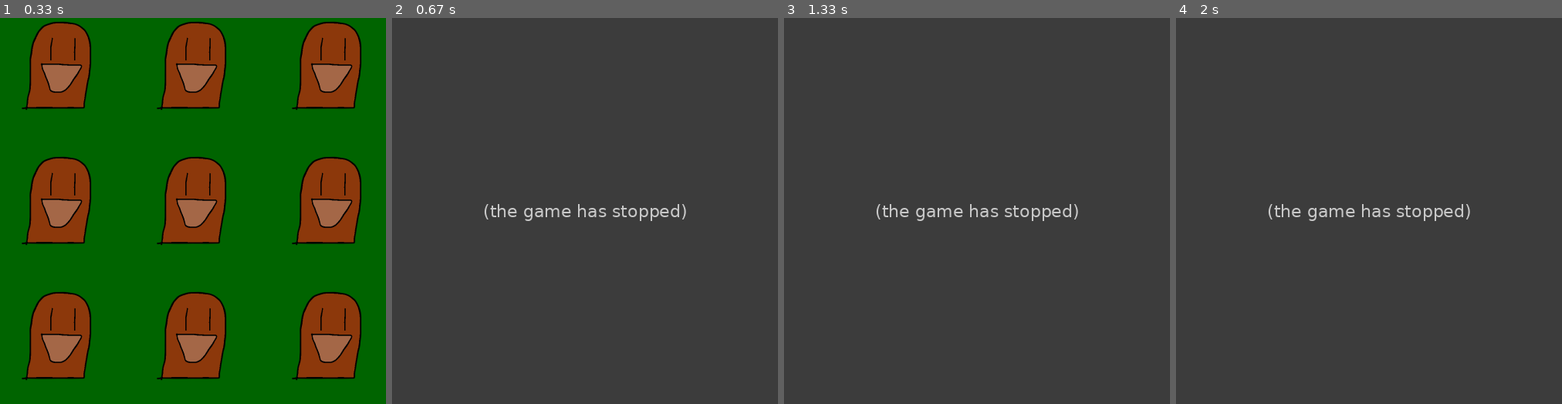
Above: before the commit, frames 1-4 (left to right).
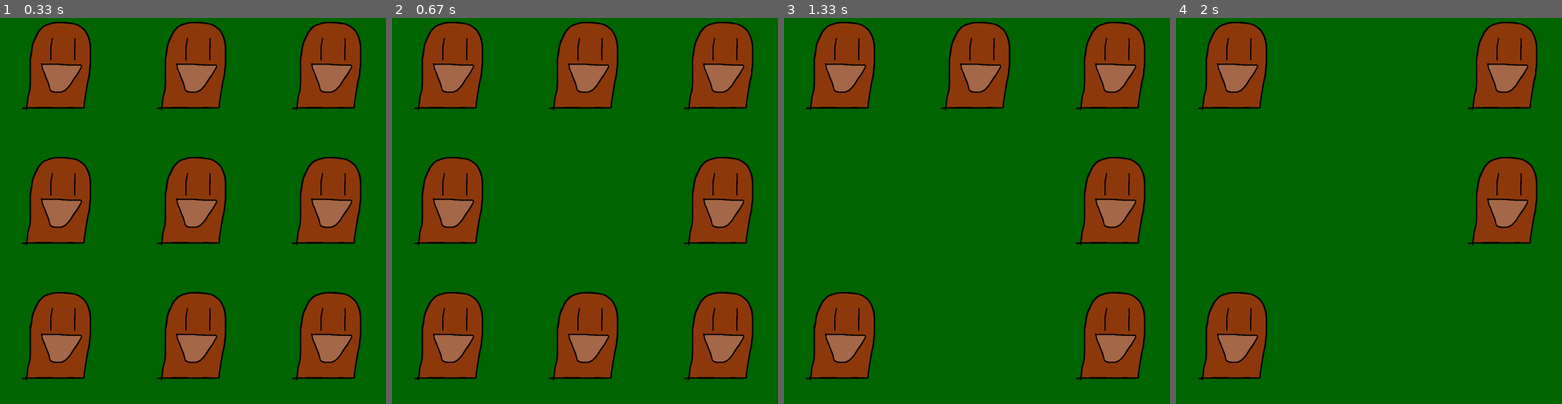
Above: after the commit, the same moments.

Repository: normyp/WhackPygame
Game: pygame game, started from whack!.py
The game is run twice, just before and just after one commit, with the same random seed, the same clock (stepped at 60 frames per second) and the same inputs.
Inputs (mouse positions are in pixels of both pictures, inside the frame that each line leads up to):
- Up to frame 1 (0.33 s): no input
- Up to frame 2 (0.67 s): click (585, 211) at 0.38 s
- Up to frame 3 (1.33 s): click (1015, 295) at 0.72 s; click (857, 153) at 1.05 s
- Up to frame 4 (2 s): click (1511, 346) at 1.38 s; click (1376, 79) at 1.72 s

Frame 1 is identical in both runs. In frame 2, 100% of the frame differs, in the area x 0-100%, y 0-100%; in frame 3, 100%; in frame 4, 100%.
Error before the commit: AttributeError: 'list' object has no attribute 'rect' (whack!.py line 67); the game stopped at 0.38 s (later frames are placeholders)

Commit message:
Can turn moles invisible

Diff:
--- a/mole.py
+++ b/mole.py
@@ -4,6 +4,7 @@
 class Mole(Sprite):
 
     def __init__(self, w_game):
+        super().__init__()
         self.alive = True
         self.screen = w_game.screen
 
@@ -12,3 +13,6 @@
 
     def blitme(self):
         self.screen.blit(self.image, self.rect)
+
+    def _set_active_(self):
+        self.image.fill((0, 100, 0))
--- a/settings.py
+++ b/settings.py
@@ -1,6 +1,6 @@
 class Settings:
 
     def __init__(self):
-        self.screen_width = 1200
-        self.screen_height = 600
+        self.screen_width = 500
+        self.screen_height = 500
         self.bg_color = (0, 100, 0)
--- a/whack!.py
+++ b/whack!.py
@@ -1,10 +1,11 @@
 import sys
 
 import pygame
-pygame.init()
 
 from settings import Settings
 from mole import Mole
+
+import random
 
 class Whack:
 
@@ -12,7 +13,7 @@
         pygame.init()
         self.settings = Settings()
 
-        self.screen = pygame.display.set_mode([500, 500])
+        self.screen = pygame.display.set_mode((self.settings.screen_width, self.settings.screen_height))
 
         self.mole = Mole(self)
         self.mole2 = Mole(self)
@@ -64,9 +65,17 @@
         pygame.display.flip()
 
     def _check_mole(self, mouse_pos):
-        mole_clicked = self.moles.rect.collidepoint(mouse_pos)
-        if mole_clicked:
-            print("Hit!")
+        for mole in self.moles:
+            mole_clicked = mole.rect.collidepoint(mouse_pos)
+            if mole_clicked:
+                mole._set_active_()
+                print("Hit!")
+                break
+
+    def _make_mole_alive(self):
+        selectedMole = random.randint(0, 8)
+        self.moles[selectedMole].image = pygame.image.load("images/mole.png")
+
     def _check_events(self):
         # Did the user click the window close button?
         for event in pygame.event.get():
@@ -80,6 +89,8 @@
         while True:
             self._check_events()
             self._update_screen()
+            #if(timer >= 2):
+                #self._make_mole_alive()
         # Done! Time to quit.
         pygame.quit()
 
